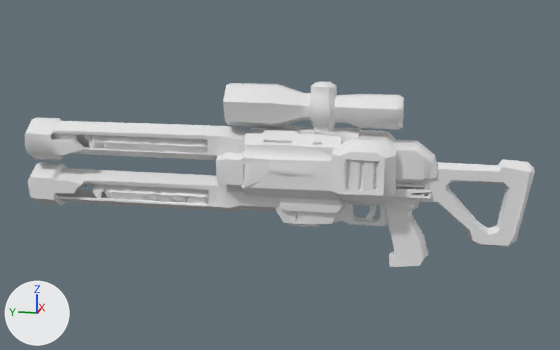
An edit to the glTF model addons/arena_weapons/assets/models/rail_rifle.glb, drawn before and after from the same camera.
One viewpoint serves both versions: a 50 mm lens placed at (-1.679, -0.111, 0.503), pointed at (0.003, 0.226, 0.083). The lights are fixed; the arrows at lower left show +X, +Y and +Z. The first picture is the older version. Where no turn or scale is listed for an object, it has been applied to the vertices. Vertices at exactly the same position are counted once.

Objects in the first picture: 'geometry_0'.
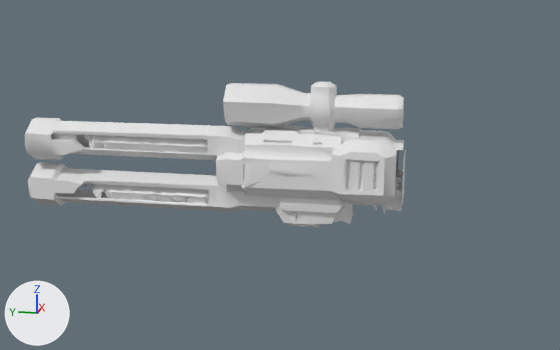
Scene script edits in JSON lines:
```json
{"block": "me_mesh_0", "where": "# used by ob_geometry_0; location = (0.0, 0.253, 0.092)"}
{"op": "remove", "block": "me_mesh_0", "code": "me_mesh_0.from_pydata(...)  # 5243 vertices, 8398 faces; spans x -0.081..0.081, y -0.577..0.577, z -0.203..0.204"}
{"op": "add", "block": "me_mesh_0", "code": "me_mesh_0.from_pydata(...)  # 4777 vertices, 7446 faces; spans x -0.081..0.081, y -0.305..0.577, z -0.124..0.204"}
{"block": "me_mesh_0", "change": "me_mesh_0 part 1: 9 vertices moved from x -0.029..0.029, y -0.331..-0.304, z -0.047..0.078 to x -0.029..0.029, y -0.303, z -0.047..0.078; 518 vertices removed from x -0.044..0.044, y -0.577..-0.197, z -0.203..0.078; 52 vertices added at x -0.058..0.058, y -0.305..-0.303, z -0.074..0.078"}
```

Changed parts and their boxes [x1, y1, x2, y2] in the pictures (560 x 350 px):
```json
{"object": "geometry_0", "change": "reshaped", "before": [25, 81, 535, 267], "after": [25, 81, 406, 227], "on screen": "25% narrower, 21% shorter"}
{"part": 1, "of": "me_mesh_0", "change": "cut back", "before": [350, 140, 535, 267], "after": [385, 140, 406, 211]}
```
